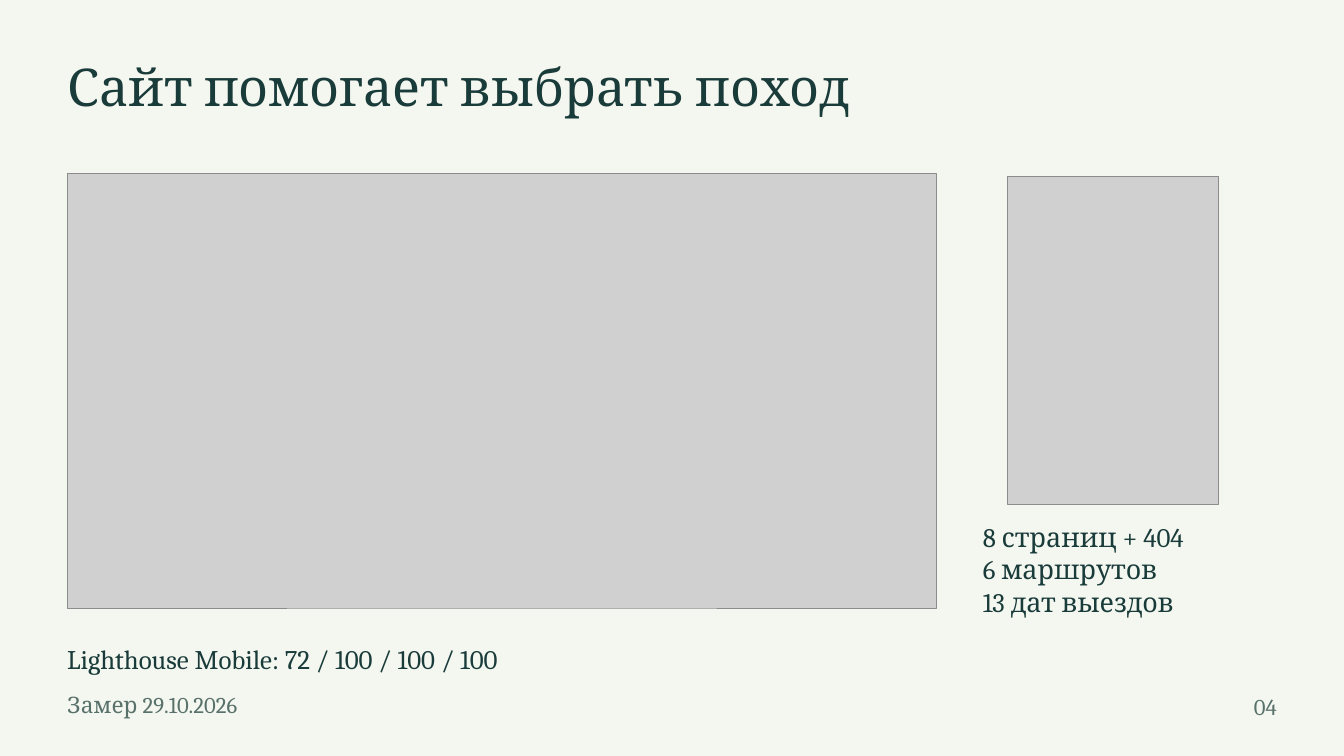
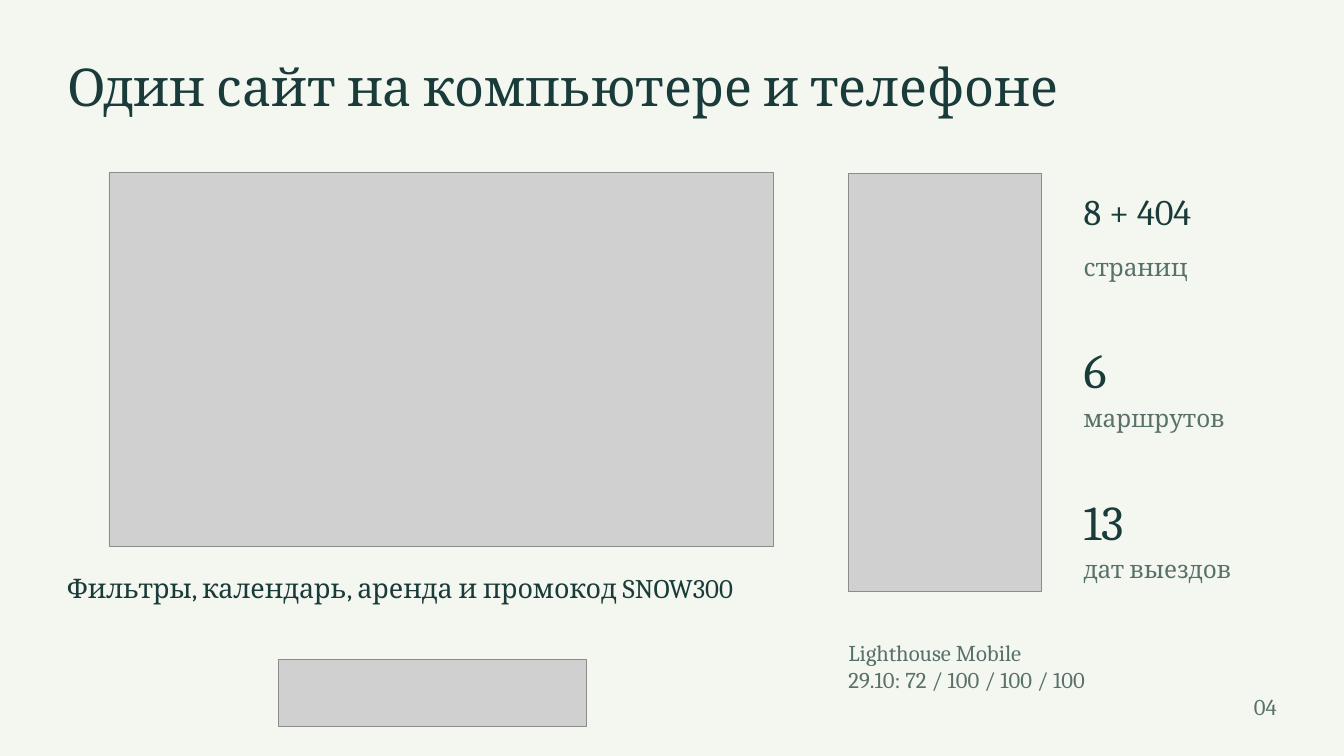
Before and after one commit to Resolushh/tz-11-turklub-tropa, a slide deck: slide 4 of presentation/zashchita.pptx. Drawn at 1344x756 pixels with LibreOffice and Linux fonts; fonts in the diff are those of the drawing; grey boxes stand for pictures. Boxes give left, top, right and bottom in pixels: in the first picture for what was removed or moved away, otherwise in the second. Text is boxed around its words. In the diff, an @@ line names an element or a change of style, - is before the commit and + after.

```diff
--- a/presentation/zashchita.pptx
+++ b/presentation/zashchita.pptx
@@ text at bbox=[67, 66, 1057, 119]: text changed @@
-Сайт помогает выбрать поход
+Один сайт на компьютере и телефоне
@@ picture: place and size @@
-picture at bbox=[67, 173, 936, 608]
+picture at bbox=[109, 173, 773, 547]
@@ picture added at bbox=[848, 173, 1042, 592] @@
@@ picture removed at bbox=[1008, 177, 1218, 504] @@
@@ text added at bbox=[1084, 200, 1191, 226], 32.2 pt, text #193B39 @@
+8 + 404
@@ text added at bbox=[1084, 262, 1188, 282], 21.8 pt, text #58716A @@
+страниц
@@ text added at bbox=[1084, 355, 1107, 389], 43.5 pt, text #193B39 @@
+6
@@ text added at bbox=[1084, 414, 1225, 433], 21.8 pt, text #58716A @@
+маршрутов
@@ text added at bbox=[1084, 507, 1124, 541], 43.5 pt, text #193B39 @@
+13
@@ text at bbox=[1084, 565, 1232, 583]: text changed; size 24 to 21.8 pt; text colour #193B39 to #58716A @@
-8 страниц + 404
-6 маршрутов
-13 дат выездов
+дат выездов
@@ text added at bbox=[67, 578, 733, 605], 24 pt, text #193B39 @@
+Фильтры, календарь, аренда и промокод SNOW300
@@ text at bbox=[848, 645, 1085, 688]: text changed; size 24 to 20.2 pt; text colour #193B39 to #58716A @@
-Lighthouse Mobile: 72 / 100 / 100 / 100
+Lighthouse Mobile
+29.10: 72 / 100 / 100 / 100
@@ picture added at bbox=[278, 660, 587, 726] @@
@@ text removed at bbox=[67, 696, 238, 719] @@
-Замер 29.10.2026
```
Also in this commit, not shown: 5 other slides changed, 5 slides added, 5 slides removed, 4 other files.
